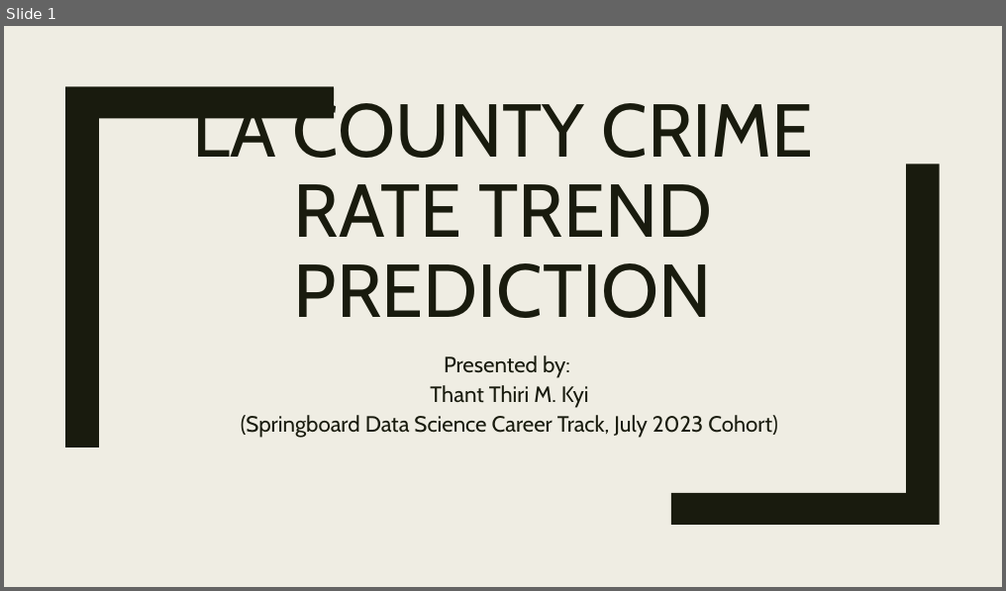
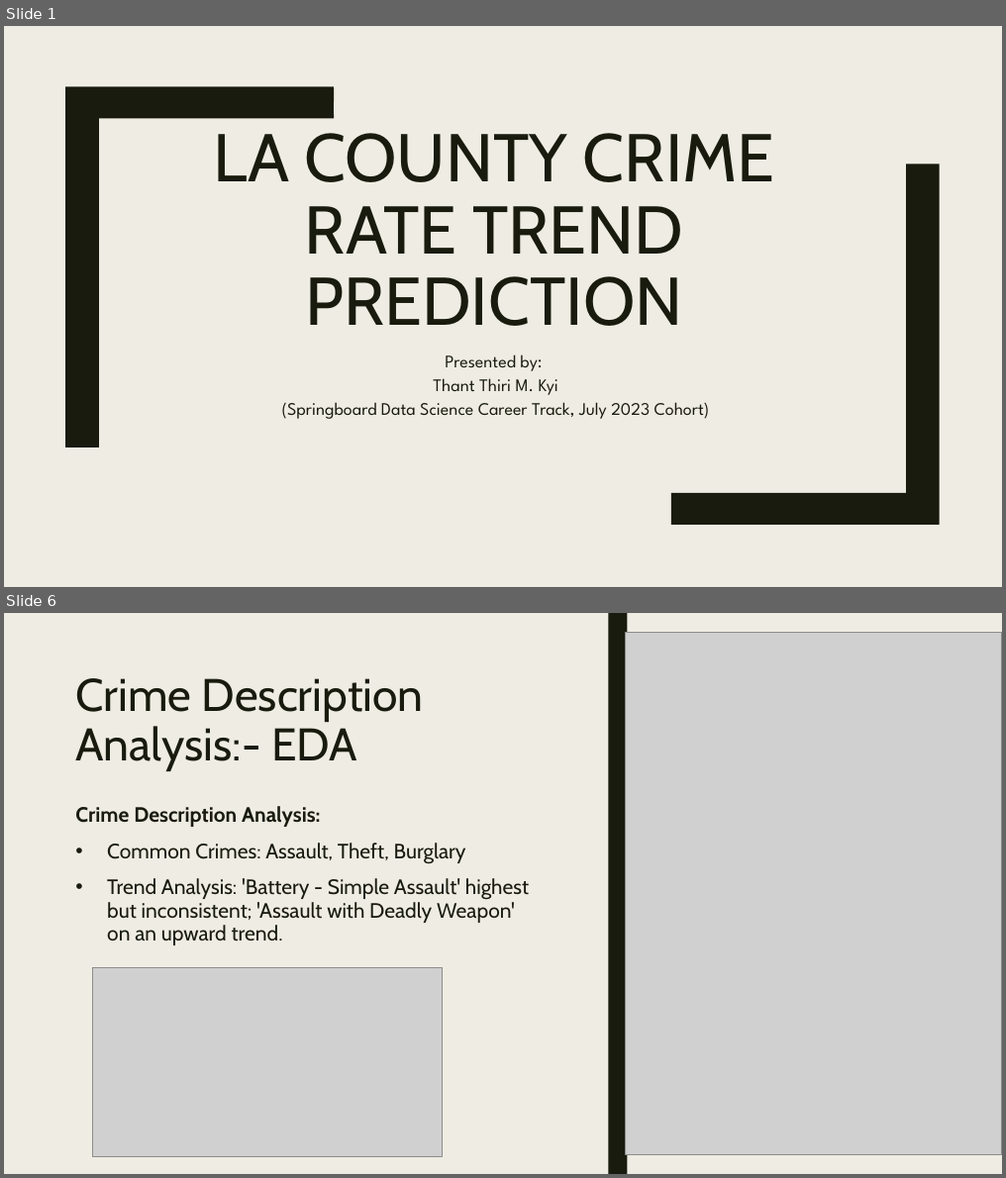
Before and after one commit to thikyi/DataScienceCapstoneTwo, a slide deck: reports/ProjectPresentation_v1.0.pptx. Shown one above the other, each under a label of ours: slide 1 before the commit, slides 1 and 6 after it; the slides between them are not shown. The pictures are 1006x591 and 1006x1178 pixels, drawn with LibreOffice and Linux fonts; fonts in the diff are those of the drawing; grey boxes stand for pictures. Boxes give left, top, right and bottom in pixels: in the first picture for what was removed or moved away, otherwise in the second. Text is boxed around its words. In the diff, an @@ line names an element or a change of style, - is before the commit and + after.

```diff
--- a/reports/ProjectPresentation_v1.0.pptx
+++ b/reports/ProjectPresentation_v1.0.pptx
@@ slide 6 added at <box>4,613,1002,1174</box>, background #EFEDE3 @@
@@ rectangle added at <box>4,613,1002,1174</box>, fill #EFEDE3 @@
@@ rectangle added at <box>43,613,61,1174</box>, fill #191B0E @@
@@ rectangle added at <box>608,613,627,1174</box>, fill #191B0E @@
@@ picture added at <box>626,633,1002,1155</box> @@
@@ title added at <box>75,678,424,771</box>, 44 pt, text #191B0E @@
+Crime Description Analysis:- EDA
@@ text added at <box>75,806,529,946</box>, 20 pt, text #191B0E @@
+Crime Description Analysis:
+• Common Crimes: Assault, Theft, Burglary
+• Trend Analysis: 'Battery - Simple Assault' highest but inconsistent; 'Assault with Deadly Weapon' on an upward trend.
@@ picture added at <box>92,967,443,1157</box> @@
@@ slide 1 changed as well @@
@@ title "LA COUNTY CRIME RATE TREND ...": place and size @@
-title "LA COUNTY CRIME RATE TREND ..." at <box>192,94,814,318</box>
+title "LA COUNTY CRIME RATE TREND ..." at <box>214,133,774,326</box>
@@ title "LA COUNTY CRIME RATE TREND ..." at <box>214,133,774,326</box>: size 72 to 65 pt @@
@@ subtitle "Presented by:": place and size @@
-subtitle "Presented by:" at <box>241,356,778,438</box>
+subtitle "Presented by:" at <box>282,355,710,419</box>
@@ subtitle "Presented by:" at <box>282,355,710,419</box>: size 21.3 to 17 pt, font Cabin to League Spartan @@
```
Also in this commit, not shown: 14 other slides added, 11 slides removed, 2 other files.
